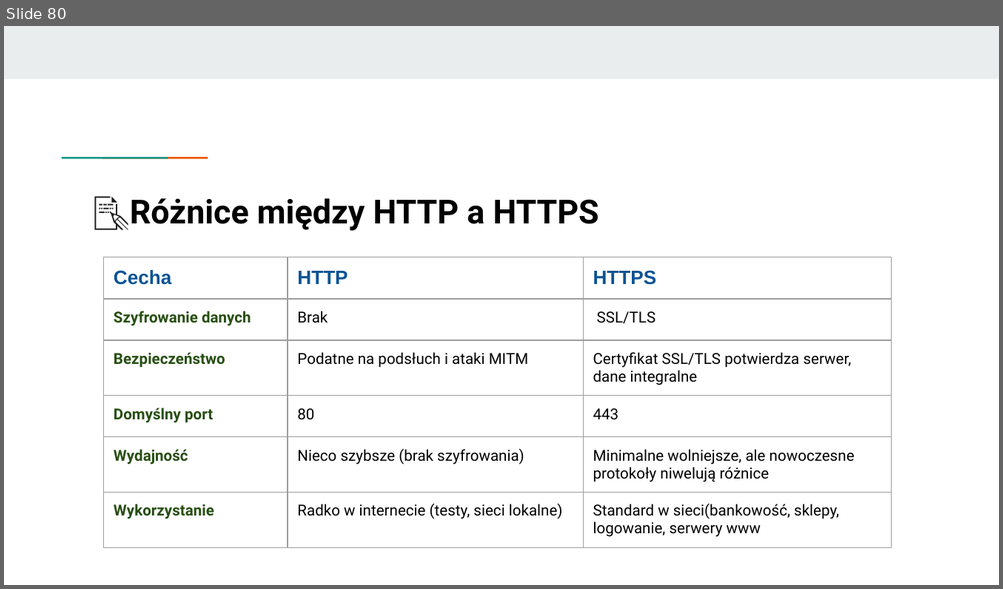
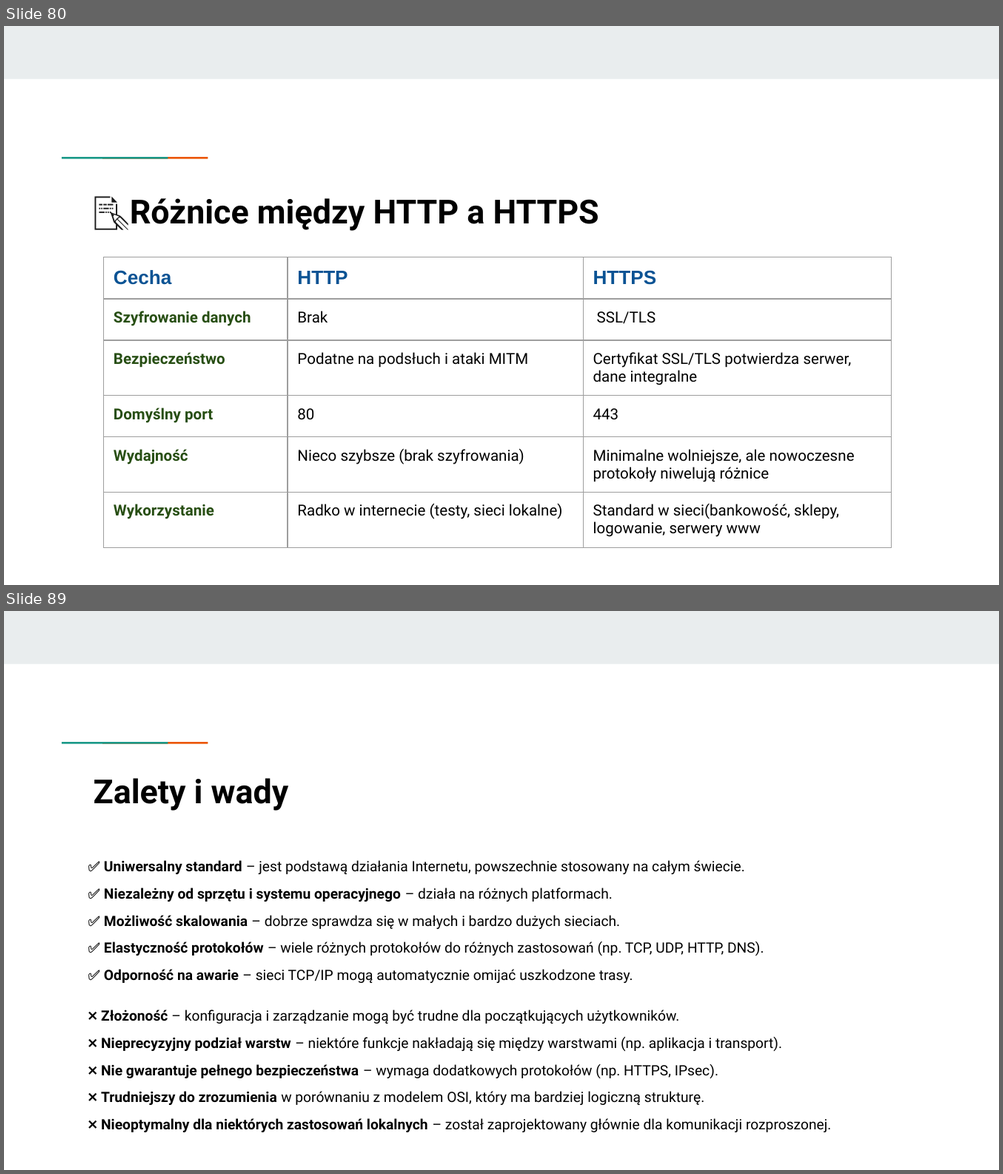
Before and after one commit to KasiaKasia/PRZEDMIOTY, a slide deck: ZASTOSOWANIE_INFORMATYKI/1A-gr_2/Zastosowanie informatyki - 1A gr. 2.pptx. Shown one above the other, each under a label of ours: slide 80 before the commit, slides 80 and 89 after it; the slides between them are not shown. The pictures are 1003x589 and 1003x1174 pixels, drawn with LibreOffice and Linux fonts; fonts in the diff are those of the drawing. Boxes give left, top, right and bottom in pixels: in the first picture for what was removed or moved away, otherwise in the second. Text is boxed around its words. In the diff, an @@ line names an element or a change of style, - is before the commit and + after.

```diff
--- a/ZASTOSOWANIE_INFORMATYKI/1A-gr_2/Zastosowanie informatyki - 1A gr. 2.pptx
+++ b/ZASTOSOWANIE_INFORMATYKI/1A-gr_2/Zastosowanie informatyki - 1A gr. 2.pptx
@@ slide 89 added at bbox=[4, 611, 999, 1170], background #FFFFFF; not listed: 3 template elements that a slide beside it also shows @@
@@ title added at bbox=[94, 778, 289, 811], 24 pt, text #000000, bold @@
+Zalety i wady
@@ text added at bbox=[101, 860, 831, 1133], 10.3 pt, text #000000 @@
+✅ Uniwersalny standard – jest podstawą działania Internetu, powszechnie stosowany na całym świecie.
+✅ Niezależny od sprzętu i systemu operacyjnego – działa na różnych platformach.
+✅ Możliwość skalowania – dobrze sprawdza się w małych i bardzo dużych sieciach.
+✅ Elastyczność protokołów – wiele różnych protokołów do różnych zastosowań (np. TCP, UDP, HTTP, DNS).
+✅ Odporność na awarie – sieci TCP/IP mogą automatycznie omijać uszkodzone trasy.
+❌ Złożoność – konfiguracja i zarządzanie mogą być trudne dla początkujących użytkowników.
+❌ Nieprecyzyjny podział warstw – niektóre funkcje nakładają się między warstwami (np. aplikacja i transport).
+❌ Nie gwarantuje pełnego bezpieczeństwa – wymaga dodatkowych protokołów (np. HTTPS, IPsec).
+❌ Trudniejszy do zrozumienia w porównaniu z modelem OSI, który ma bardziej logiczną strukturę.
+❌ Nieoptymalny dla niektórych zastosowań lokalnych – został zaprojektowany głównie dla komunikacji rozproszonej.
```
Also in this commit, not shown: 9 other slides added, 1 slide removed, 1 other file.
